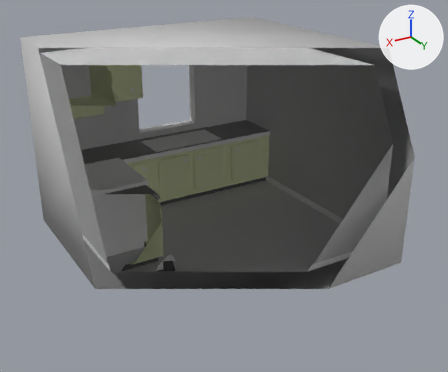
The FBX model Assets/Graphics/Meshes/cuisine_01.FBX, before and after one commit.
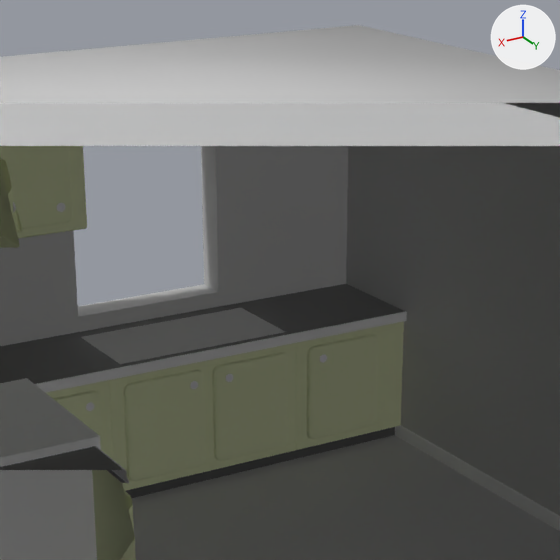
There are two pictures of each version: one whole from a 50 mm camera at (3.96, 6.98, 4.09) aimed at (-0.07, 0.27, 0.74), one close up on the part from 24% to 74% of the width and 2% to 62% of the height. Every picture has the same lights, and +X, +Y and +Z are marked at upper right. Everything nearer to the camera than a plane just in front of the edit is cut away. Where no turn or scale is listed for an object, it has been applied to the vertices.

The first close-up shows 'cache_01', 'gaziniere_01', 'mur_02', 'mur_03', 'placards_01', 'plafond_01', 'plan_travail_01', 'plan_travail_02', 'portes_placards_02', 'portes_placards_04', 'sol_01'.
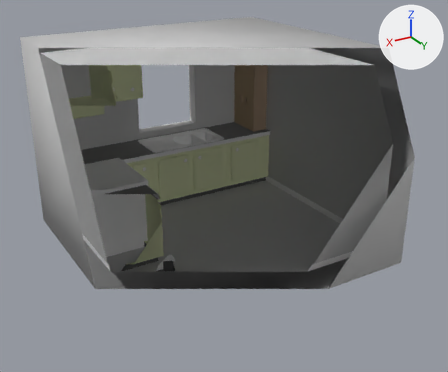
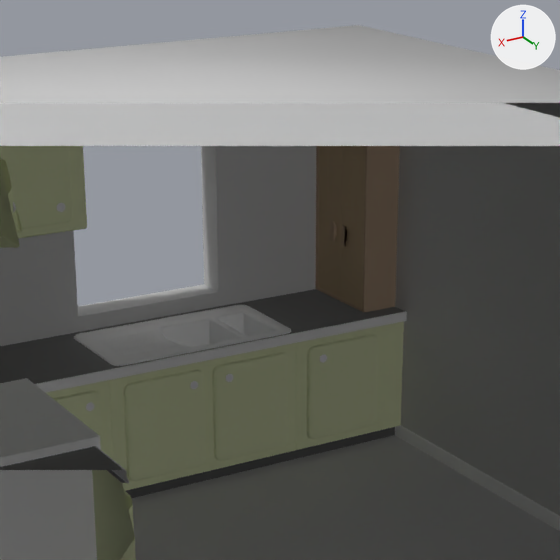
The change, as JSON lines over the scene's bpy script:
```json
{"op": "add", "block": "mat_formica_etagere_01", "code": ["mat_formica_etagere_01 = principled_material('formica_etagere_01')", "mat_formica_etagere_01.base_color = (0.514, 0.376, 0.231)  # beige #bea584", "mat_formica_etagere_01.roughness = 0.859"]}
{"op": "add", "block": "mat_formica_etagere_02", "code": ["mat_formica_etagere_02 = principled_material('formica_etagere_02')", "mat_formica_etagere_02.base_color = (0.471, 0.337, 0.231)  # beige #b79d84", "mat_formica_etagere_02.roughness = 0.859"]}
{"op": "add", "block": "mat_trou_01", "code": ["mat_trou_01 = principled_material('trou_01')", "mat_trou_01.base_color = (0.0, 0.0, 0.0)  # black #000000", "mat_trou_01.roughness = 0.859"]}
{"op": "add", "block": "mat_ceramique_01", "code": ["mat_ceramique_01 = principled_material('ceramique_01')", "mat_ceramique_01.base_color = (0.894, 0.894, 0.894)  # white #f3f3f3", "mat_ceramique_01.roughness = 0.859"]}
{"op": "add", "block": "me_mesh_016", "code": ["me_mesh_016 = bpy.data.meshes.new('Mesh.016')", "me_mesh_016.from_pydata(...)  # 169 vertices, 305 faces; spans x -0.125..0.145, y -0.3..0.3, z 0.0..1.25", "# faces by material slot: [12, 293]", "me_mesh_016.materials.append(mat_formica_etagere_01)  # beige #bea584", "me_mesh_016.materials.append(mat_formica_etagere_02)  # beige #b79d84"]}
{"op": "add", "block": "me_mesh_017", "code": ["me_mesh_017 = bpy.data.meshes.new('Mesh.017')", "me_mesh_017.from_pydata(...)  # 533 vertices, 557 faces; spans x -0.864..0.38, y -1.65..-0.997, z 0.708..0.913", "# faces by material slot: [389, 16, 152]", "me_mesh_017.materials.append(mat_ceramique_01)  # white #f3f3f3", "me_mesh_017.materials.append(mat_trou_01)  # black #000000", "me_mesh_017.materials.append(mat_metal_bords_tables_01)  # white #ececec"]}
{"op": "add", "block": "ob_etagere_01", "code": ["ob_etagere_01 = bpy.data.objects.new('etagere_01', me_mesh_016)", "ob_etagere_01.location = (-1.575, -1.4, 0.9)"]}
{"op": "add", "block": "ob_evier_01", "code": ["ob_evier_01 = bpy.data.objects.new('evier_01', me_mesh_017)", "ob_evier_01.location = (0.0, 0.0, 0.0)"]}
```

Where the change shows, as pixel boxes [x1, y1, x2, y2] in the close-ups (560 x 560 px):
```json
{"object": "etagere_01", "change": "added", "after": [316, 146, 400, 312], "faces in mat_formica_etagere_01 (beige #bea584)": [318, 146, 366, 309], "faces in mat_formica_etagere_02 (beige #b69d84)": [316, 146, 400, 312]}
{"object": "evier_01", "change": "added", "after": [74, 304, 291, 366]}
```
